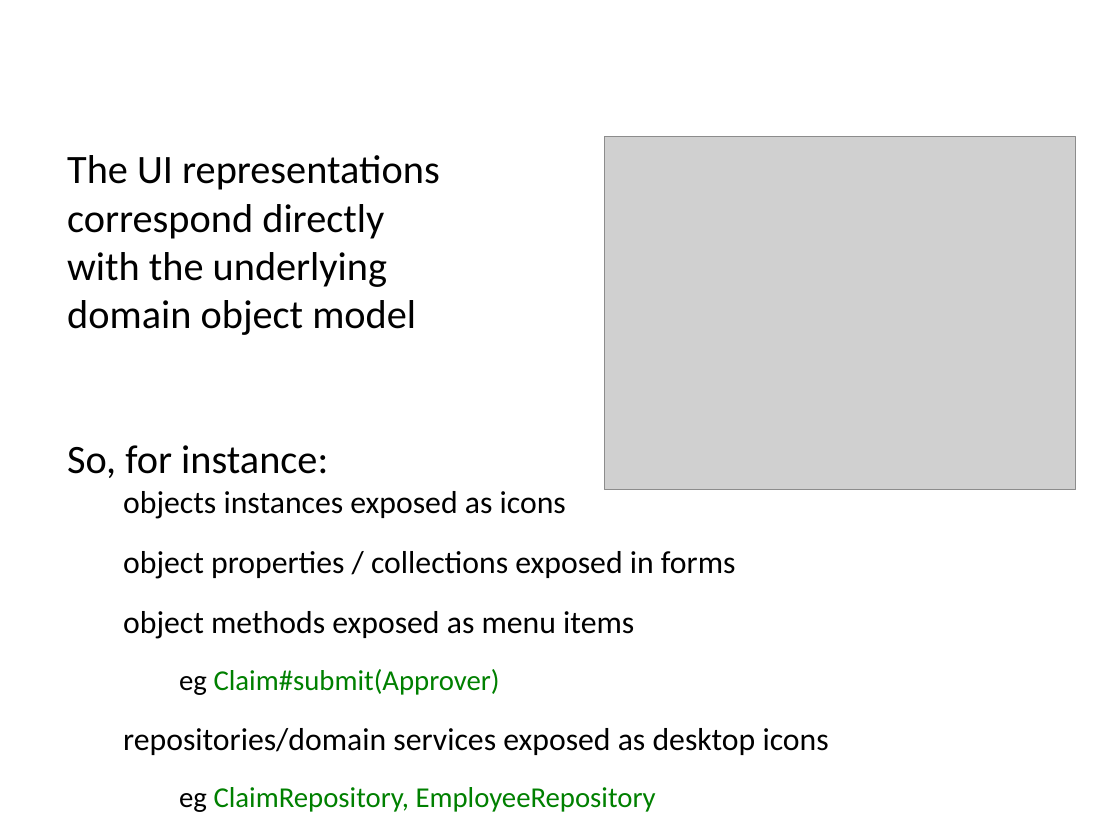
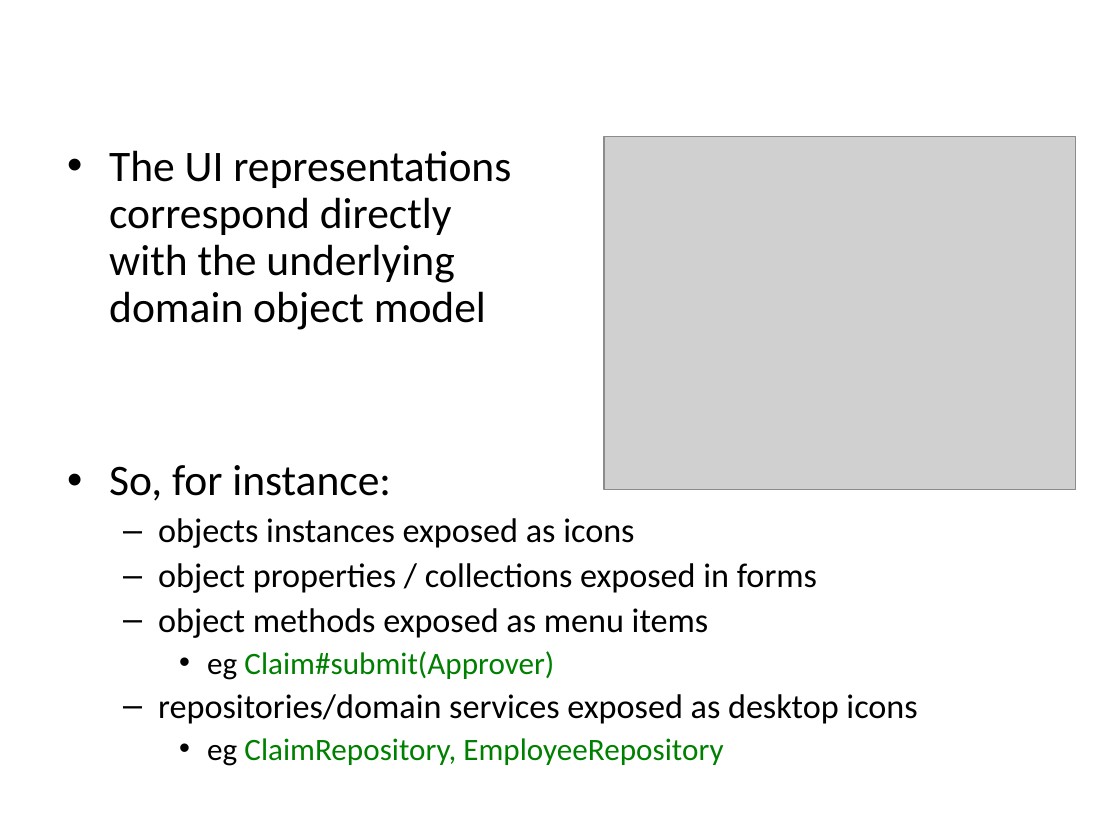
Before and after one commit to apache/causeway, a slide deck: slide 4 of src/site/resources/presentations/IntroducingApacheIsis.odp. Drawn at 1120x840 pixels with LibreOffice and Linux fonts; fonts in the diff are those of the drawing; grey boxes stand for pictures; background and template pictures are left out. Boxes give left, top, right and bottom in pixels: in the first picture for what was removed or moved away, otherwise in the second. Text is boxed around its words. In the diff, an @@ line names an element or a change of style, - is before the commit and + after.

```diff
--- a/src/site/resources/presentations/IntroducingApacheIsis.odp
+++ b/src/site/resources/presentations/IntroducingApacheIsis.odp
@@ text "The UI representations correspond directly ..." at [109, 150, 917, 766]: size 25.9 to 28 pt in "The UI representations correspond directly with the ...", "So, for instance:"; size 20.4 to 22 pt in "objects instances exposed as icons", "object properties / collections exposed in forms", "object methods exposed as menu items", "repositories/domain services exposed as desktop icons"; size 18.5 to 20 pt in "eg Claim#submit(Approver)", "eg ClaimRepository, EmployeeRepository"; bullet none to •; line spacing 1 to 0.9; more space between paragraphs; bullet none to –; list level 1 to 2 in "objects instances exposed as icons"; list level 1 to 2 in "object properties / collections exposed ..."; list level 1 to 2 in "object methods exposed as menu ..."; list level 1 to 3 in "eg Claim#submit(Approver)"; list level 1 to 2 in "repositories/domain services exposed as desktop ..."; list level 1 to 3 in "eg ClaimRepository, EmployeeRepository" @@
```
Also in this commit, not shown: 5 other slides changed, 3 slides added, 14 other files.
